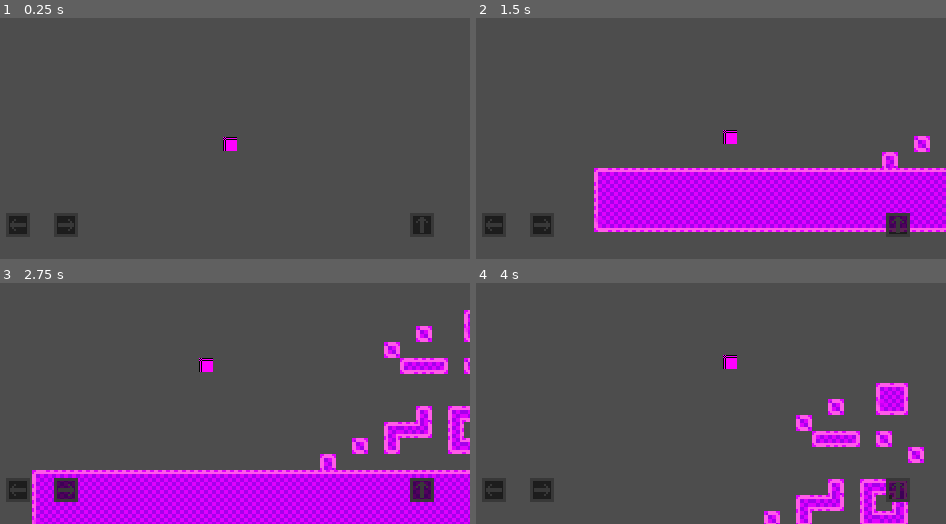
Above: before the commit, frames 1-4 (two rows, left to right).
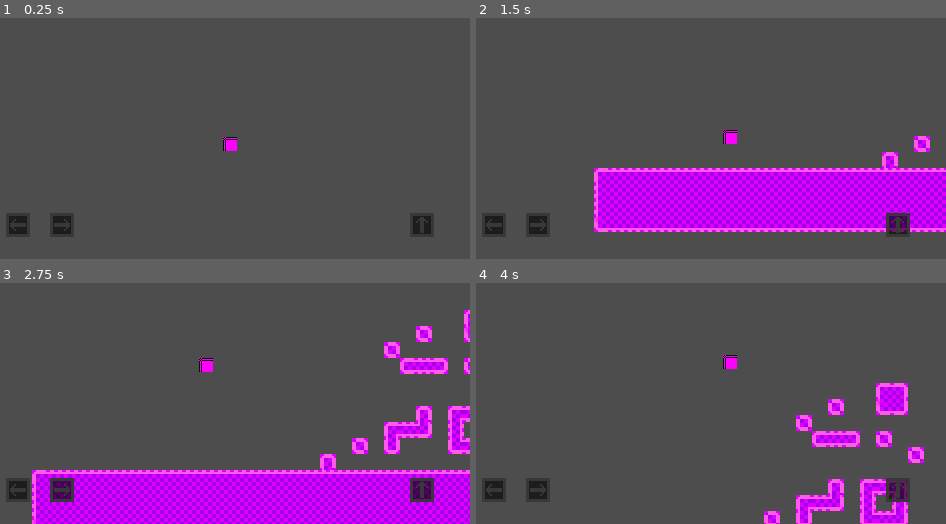
Above: after the commit, the same moments.

Repository: SanekGamer007/GodotPlatformer
Game: Godot game, scene res://Maps/test_map/test_map.tscn
Two runs of this game, one before a commit and one after it. Both use one fixed random seed, a clock stepped at 60 frames per second and the inputs below.
Inputs:
- Up to frame 1 (0.25 s): no input
- Up to frame 2 (1.5 s): tap Enter (ui_accept) at 0.5, 1.35 s; hold Enter (ui_accept) 0.53-1.28 s; hold Right (ui_right) from 0.53 s (still down)
- Up to frame 3 (2.75 s): tap Enter (ui_accept) at 1.52, 1.82 s; release Right (ui_right) at 2.03 s; hold Left (ui_left) from 2.03 s (still down); hold Enter (ui_accept) from 2.03 s (still down)
- Up to frame 4 (4 s): release Left (ui_left) at 2.78 s; release Enter (ui_accept) at 2.78 s; hold Right (ui_right) from 2.78 s (still down); tap Enter (ui_accept) at 2.85, 3.02, 3.32 s; hold Enter (ui_accept) from 3.53 s (still down)

The runs differ from the first frame. In frame 1, 0.1% of the frame differs, in the area x 11-16%, y 82-90%; in frame 2, 0.1%; in frame 3, 0.3%, in the area x 10-17%, y 80-91%; in frame 4, 0.1%.

Commit message:
fixes the jump in the air bug, i have no idea why that fixed it, but it did

Diff:
--- a/Objects/player/player.gd
+++ b/Objects/player/player.gd
@@ -23,6 +23,7 @@
 		can_jump = true
 	else: # When on floor, dont process gravity.
 		print("can_jump: false")
+		can_jump = false
 		velocity += get_gravity() * delta
 
 	# Jumping
@@ -30,11 +31,9 @@
 		velocity.y = -mv_INITIAL_JUMP_HEIGHT
 		print("jumping")
 	if velocity.y < 0:
-		if Input.is_action_pressed("ui_accept") or Input.is_action_pressed("ui_up") and can_jump:
+		if Input.is_action_pressed("ui_accept") or Input.is_action_pressed("ui_up") and not is_on_floor(): # i have no idea why the fuck it works but it does (fixes a bug when you can do the additional jump force in the air after walking off a platform without jumping)
 			velocity.y -= mv_ADDITIONAL_JUMP_HEIGHT * delta
 			print("additional jump active")
-		if Input.is_action_just_released("ui_accept") or Input.is_action_just_released("ui_up"):
-			can_jump = false
 
 	# Horizontal Movement
 	var direction = Input.get_axis("ui_left","ui_right")
--- a/Objects/touch/touch.tscn
+++ b/Objects/touch/touch.tscn
@@ -31,12 +31,12 @@
 texture = ExtResource("2_03qga")
 
 [node name="bg2" type="Sprite2D" parent="."]
-position = Vector2(76, 236)
+position = Vector2(72, 236)
 scale = Vector2(3, 24)
 texture = SubResource("GradientTexture1D_03qga")
 
 [node name="right" type="TouchScreenButton" parent="."]
-position = Vector2(64, 224)
+position = Vector2(60, 224)
 scale = Vector2(3, 3)
 texture_normal = ExtResource("1_3f3hq")
 action = "ui_right"
--- /dev/null
+++ b/Tiles/grass_tilese_unused/grass.tscn
@@ -0,0 +1,131 @@
+[gd_scene load_steps=4 format=3 uid="uid://bphwbuj8vtbc2"]
+
+[ext_resource type="Texture2D" uid="uid://b55wdvcodyl6c" path="res://Tiles/grass_tilese_unused/grass_tileset.png" id="1_aa28j"]
+
+[sub_resource type="TileSetAtlasSource" id="TileSetAtlasSource_cogpg"]
+texture = ExtResource("1_aa28j")
+separation = Vector2i(4, 4)
+texture_region_size = Vector2i(32, 32)
+0:0/0 = 0
+0:0/0/terrain_set = 0
+0:0/0/terrain = 0
+0:0/0/terrains_peering_bit/bottom_side = 0
+0:1/0 = 0
+0:1/0/terrain_set = 0
+0:1/0/terrain = 0
+0:1/0/terrains_peering_bit/bottom_side = 0
+0:1/0/terrains_peering_bit/top_side = 0
+1:0/0 = 0
+1:0/0/terrain_set = 0
+1:0/0/terrain = 0
+1:0/0/terrains_peering_bit/right_side = 0
+1:0/0/terrains_peering_bit/bottom_right_corner = 0
+1:0/0/terrains_peering_bit/bottom_side = 0
+1:1/0 = 0
+1:1/0/terrain_set = 0
+1:1/0/terrain = 0
+1:1/0/terrains_peering_bit/right_side = 0
+1:1/0/terrains_peering_bit/bottom_right_corner = 0
+1:1/0/terrains_peering_bit/bottom_side = 0
+1:1/0/terrains_peering_bit/top_side = 0
+1:1/0/terrains_peering_bit/top_right_corner = 0
+2:1/0 = 0
+2:1/0/terrain_set = 0
+2:1/0/terrain = 0
+2:1/0/terrains_peering_bit/right_side = 0
+2:1/0/terrains_peering_bit/bottom_right_corner = 0
+2:1/0/terrains_peering_bit/bottom_side = 0
+2:1/0/terrains_peering_bit/bottom_left_corner = 0
+2:1/0/terrains_peering_bit/left_side = 0
+2:1/0/terrains_peering_bit/top_left_corner = 0
+2:1/0/terrains_peering_bit/top_side = 0
+2:1/0/terrains_peering_bit/top_right_corner = 0
+2:0/0 = 0
+2:0/0/terrain_set = 0
+2:0/0/terrain = 0
+2:0/0/terrains_peering_bit/right_side = 0
+2:0/0/terrains_peering_bit/bottom_right_corner = 0
+2:0/0/terrains_peering_bit/bottom_side = 0
+2:0/0/terrains_peering_bit/bottom_left_corner = 0
+2:0/0/terrains_peering_bit/left_side = 0
+3:0/0 = 0
+3:0/0/terrain_set = 0
+3:0/0/terrain = 0
+3:0/0/terrains_peering_bit/bottom_side = 0
+3:0/0/terrains_peering_bit/bottom_left_corner = 0
+3:0/0/terrains_peering_bit/left_side = 0
+3:1/0 = 0
+3:1/0/terrain_set = 0
+3:1/0/terrain = 0
+3:1/0/terrains_peering_bit/bottom_side = 0
+3:1/0/terrains_peering_bit/bottom_left_corner = 0
+3:1/0/terrains_peering_bit/left_side = 0
+3:1/0/terrains_peering_bit/top_left_corner = 0
+3:1/0/terrains_peering_bit/top_side = 0
+4:1/0 = 0
+4:1/0/terrain_set = 0
+4:1/0/terrain = 0
+4:1/0/terrains_peering_bit/right_side = 0
+4:1/0/terrains_peering_bit/top_side = 0
+5:1/0 = 0
+5:1/0/terrain_set = 0
+5:1/0/terrain = 0
+5:1/0/terrains_peering_bit/left_side = 0
+5:1/0/terrains_peering_bit/top_side = 0
+5:0/0 = 0
+5:0/0/terrain_set = 0
+5:0/0/terrain = 0
+5:0/0/terrains_peering_bit/bottom_side = 0
+5:0/0/terrains_peering_bit/left_side = 0
+4:0/0 = 0
+3:2/0 = 0
+3:2/0/terrain_set = 0
+3:2/0/terrain = 0
+3:2/0/terrains_peering_bit/left_side = 0
+3:2/0/terrains_peering_bit/top_left_corner = 0
+3:2/0/terrains_peering_bit/top_side = 0
+2:2/0 = 0
+2:2/0/terrain_set = 0
+2:2/0/terrain = 0
+2:2/0/terrains_peering_bit/right_side = 0
+2:2/0/terrains_peering_bit/left_side = 0
+2:2/0/terrains_peering_bit/top_left_corner = 0
+2:2/0/terrains_peering_bit/top_side = 0
+2:2/0/terrains_peering_bit/top_right_corner = 0
+1:2/0 = 0
+1:2/0/terrain_set = 0
+1:2/0/terrain = 0
+1:2/0/terrains_peering_bit/right_side = 0
+1:2/0/terrains_peering_bit/top_side = 0
+1:2/0/terrains_peering_bit/top_right_corner = 0
+0:2/0 = 0
+0:2/0/terrain_set = 0
+0:2/0/terrain = 0
+0:2/0/terrains_peering_bit/top_side = 0
+0:3/0 = 0
+0:3/0/terrain_set = 0
+0:3/0/terrain = 0
+1:3/0 = 0
+1:3/0/terrain_set = 0
+1:3/0/terrain = 0
+1:3/0/terrains_peering_bit/right_side = 0
+2:3/0 = 0
+2:3/0/terrain_set = 0
+2:3/0/terrain = 0
+2:3/0/terrains_peering_bit/right_side = 0
+2:3/0/terrains_peering_bit/left_side = 0
+3:3/0 = 0
+3:3/0/terrain_set = 0
+3:3/0/terrain = 0
+3:3/0/terrains_peering_bit/left_side = 0
+4:3/0 = 0
+
+[sub_resource type="TileSet" id="TileSet_eg6oq"]
+tile_size = Vector2i(32, 32)
+terrain_set_0/mode = 0
+terrain_set_0/terrain_0/name = "Grass"
+terrain_set_0/terrain_0/color = Color(0.0492, 0.82, 0.113433, 1)
+sources/1 = SubResource("TileSetAtlasSource_cogpg")
+
+[node name="grass" type="TileMapLayer"]
+tile_set = SubResource("TileSet_eg6oq")
Binary file added: Tiles/grass_tilese_unused/grass_tileset.png
Not shown, added: Tiles/grass_tilese_unused/grass_tileset.png.import
